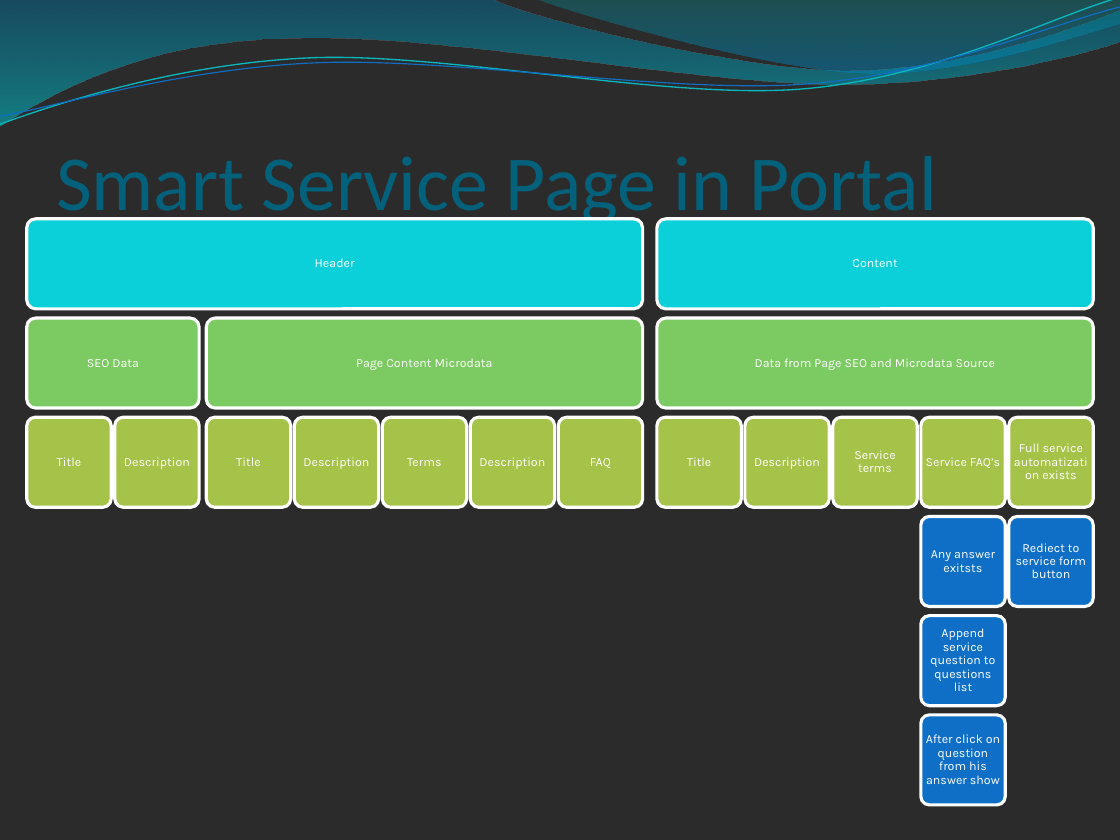
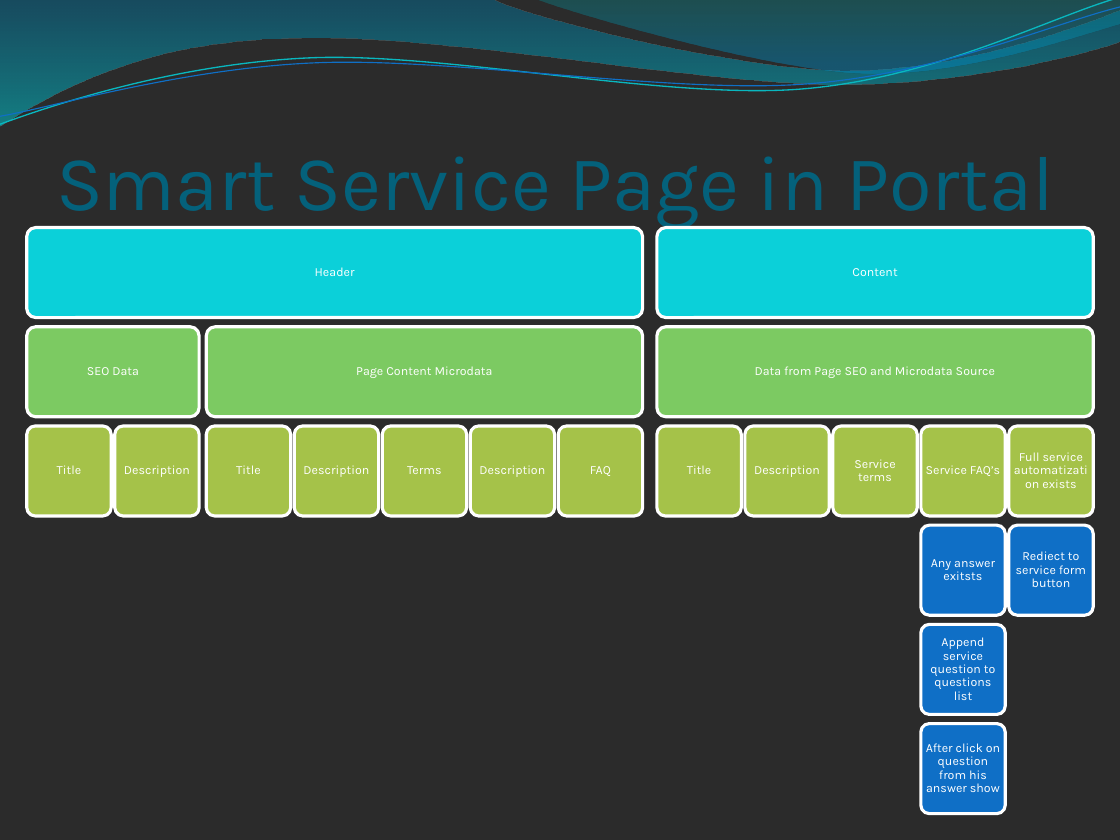
Before and after one commit to Serzol64/investportalAplex, a slide deck: slide 10 of PortalServices.pptx. Drawn at 1120x840 pixels with LibreOffice and Linux fonts; fonts in the diff are those of the drawing; background and template pictures are left out; a plain dark background stands for a picture behind light text. Boxes give left, top, right and bottom in pixels: in the first picture for what was removed or moved away, otherwise in the second. Text is boxed around its words. In the diff, an @@ line names an element or a change of style, - is before the commit and + after.

Commit message:
Admin Services Forms Editor Alpha 1

```diff
--- a/PortalServices.pptx
+++ b/PortalServices.pptx
@@ title "Smart Service Page in Portal" at [56, 156, 1053, 228]: font Calibri to Karla @@
@@ 21 texts, 21 rounded rectangles: place and size @@
-21 texts, 21 rounded rectangles at [27, 218, 1093, 804]
+21 texts, 21 rounded rectangles at [27, 227, 1093, 813]
```
Also in this commit, not shown: 16 other slides changed, 1 other file.
